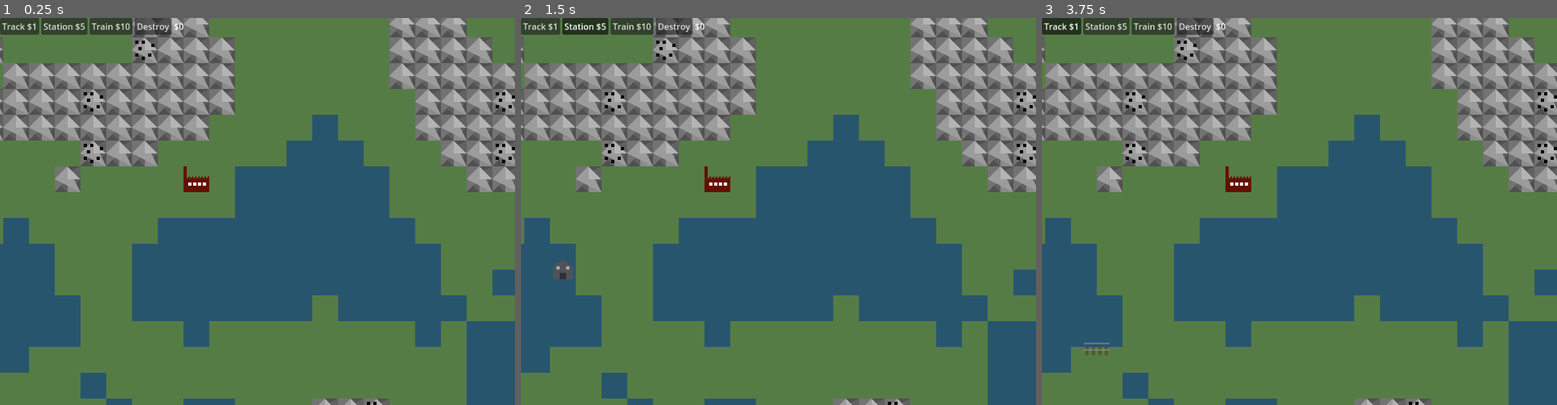
Above: before the commit, frames 1-3 (left to right).
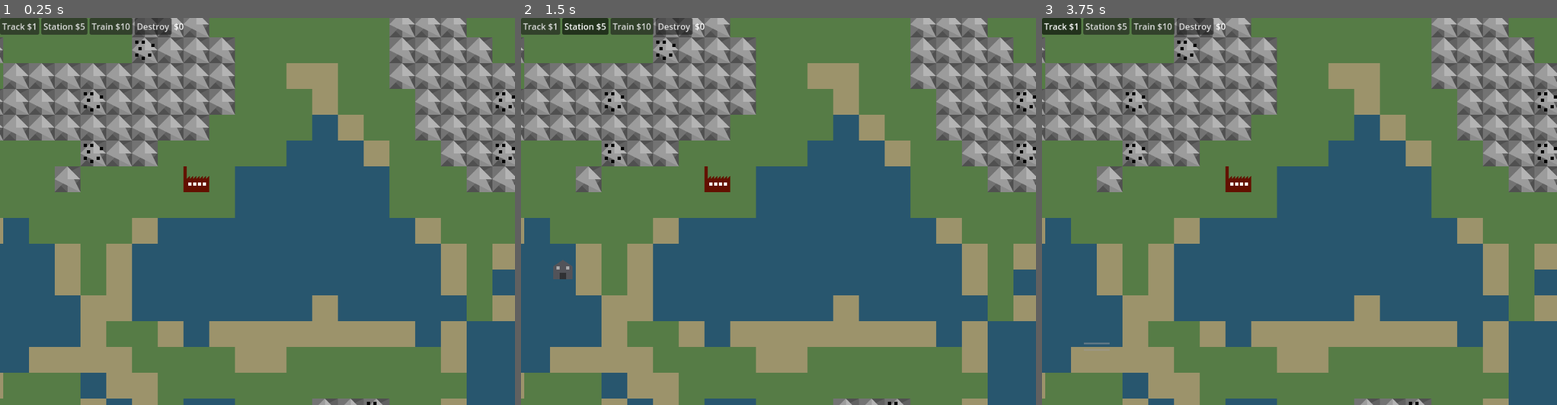
Above: after the commit, the same moments.

Repository: Godsmith/trainfinity3
Game: Godot game, scene res://scenes/overground.tscn
Two runs of this game, one before a commit and one after it. Both use one fixed random seed, a clock stepped at 60 frames per second and the inputs below.
Inputs:
- Up to frame 1 (0.25 s): no input
- Up to frame 2 (1.5 s): click "Track $1" at 0.5 s; click "Station $5" at 1.25 s
- Up to frame 3 (3.75 s): click "Train $10" at 2 s; click "Destroy" at 2.75 s; click "Track $1" at 3.5 s

The runs differ from the first frame. In frame 1, 13% of the frame differs, in the area x 0-100%, y 11-100%; in frame 2, 13%; in frame 3, 13%.

Commit message:
Add sand

Diff:
--- /dev/null
+++ b/scenes/sand.tscn
@@ -0,0 +1,8 @@
+[gd_scene format=3 uid="uid://ct6pl8eajuc18"]
+
+[node name="Sand" type="Node2D"]
+z_index = -1
+
+[node name="Node2D3" type="Polygon2D" parent="."]
+color = Color(0.611765, 0.580392, 0.419608, 1)
+polygon = PackedVector2Array(8, -8, 8, 8, -8, 8, -8, -8)
--- a/scenes/water.tscn
+++ b/scenes/water.tscn
@@ -1,8 +1,8 @@
 [gd_scene format=3 uid="uid://b8nlx3wd4k3u3"]
 
-[node name="Wall" type="Node2D"]
+[node name="Water" type="Node2D"]
 z_index = -1
 
 [node name="Node2D3" type="Polygon2D" parent="."]
-color = Color(0.157495, 0.335953, 0.434474, 1)
+color = Color(0.156863, 0.337255, 0.435294, 1)
 polygon = PackedVector2Array(8, -8, 8, 8, -8, 8, -8, -8)
--- a/scripts/game.gd
+++ b/scripts/game.gd
@@ -36,6 +36,7 @@
 const TRAIN = preload("res://scenes/train.tscn")
 const TRACK = preload("res://scenes/track.tscn")
 const WATER = preload("res://scenes/water.tscn")
+const SAND = preload("res://scenes/sand.tscn")
 const WALL = preload("res://scenes/wall.tscn")
 const ORE = preload("res://scenes/ore.tscn")
 const LIGHT = preload("res://scenes/light.tscn")
@@ -64,6 +65,7 @@
 var selected_station: Station = null
 
 @export_range(-1.0, 1.0) var water_level: float = -0.2
+@export_range(-1.0, 1.0) var sand_level: float = -0.1
 @export_range(-1.0, 1.0) var mountain_level: float = 0.3
 @export_range(0.0, 1.0) var ore_chance: float = 0.1
 
@@ -166,7 +168,11 @@
 				water.position = water_position
 				obstacle_position_set[water_position] = 0
 				add_child(water)
-			if noise_level > mountain_level:
+			elif noise_level < sand_level:
+				var sand = SAND.instantiate()
+				sand.position = Vector2i(x, y) * Global.TILE_SIZE
+				add_child(sand)
+			elif noise_level > mountain_level:
 				var wall = WALL.instantiate()
 				var wall_position = Vector2i(x, y) * Global.TILE_SIZE
 				wall.position = wall_position
